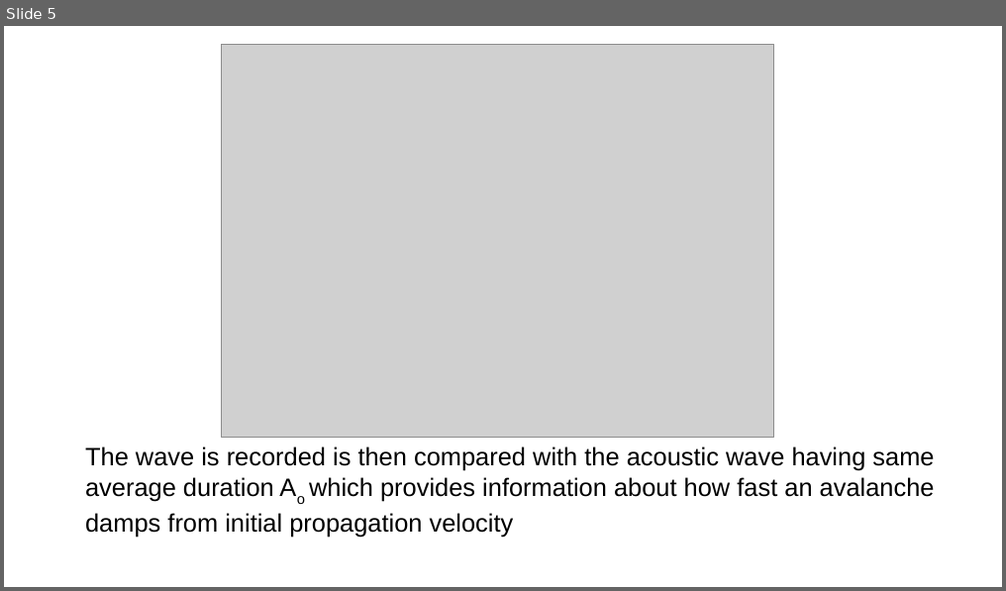
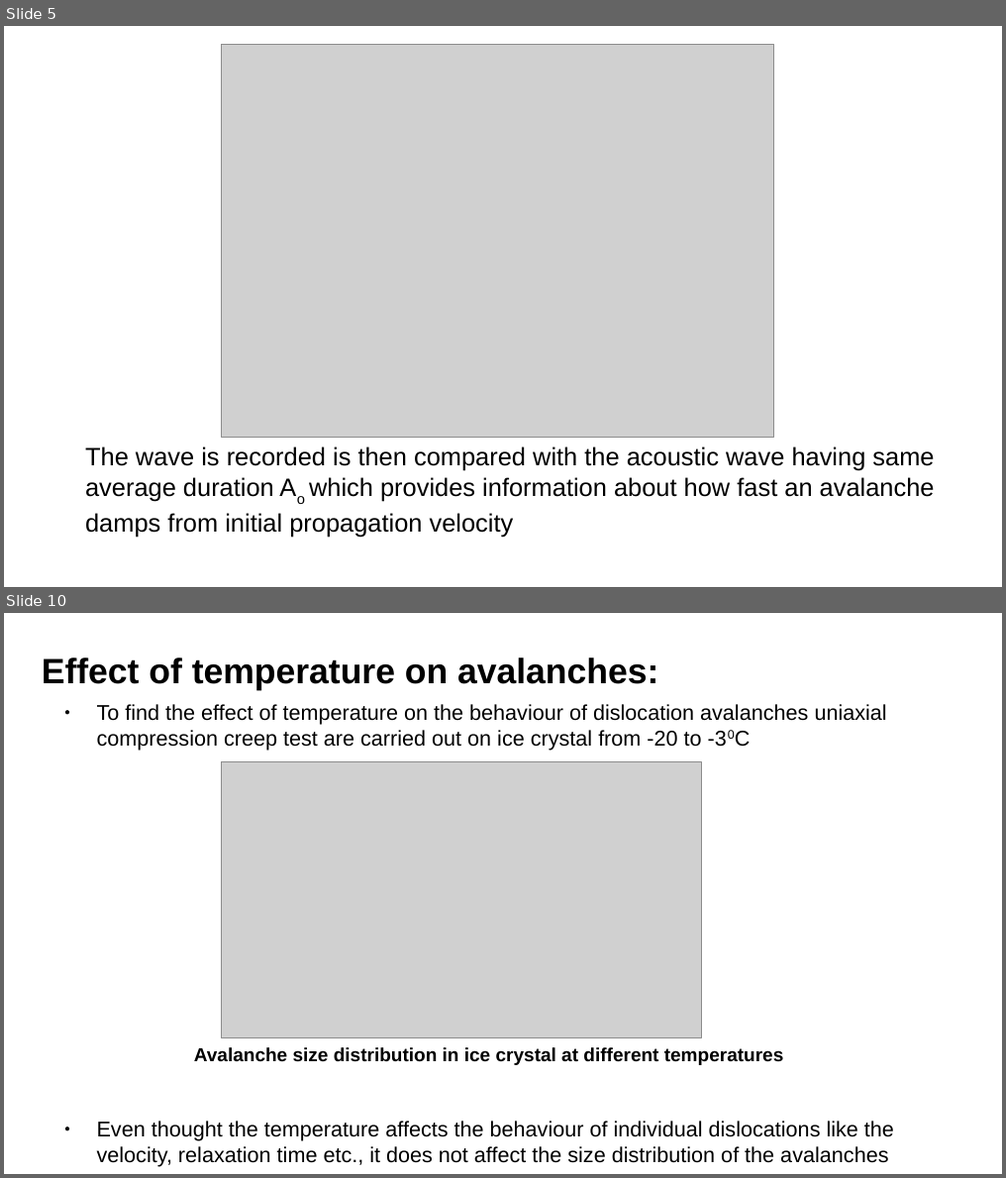
Before and after one commit to ARUN-PRAKASH-95/Journal-club, a slide deck: Presentation/Journalclub.odp. Shown one above the other, each under a label of ours: slide 5 before the commit, slides 5 and 10 after it; the slides between them are not shown. The pictures are 1006x591 and 1006x1178 pixels, drawn with LibreOffice and Linux fonts; fonts in the diff are those of the drawing; grey boxes stand for pictures. Boxes give left, top, right and bottom in pixels: in the first picture for what was removed or moved away, otherwise in the second. Text is boxed around its words. In the diff, an @@ line names an element or a change of style, - is before the commit and + after.

```diff
--- a/Presentation/Journalclub.odp
+++ b/Presentation/Journalclub.odp
@@ slide 10 added at [4, 613, 1002, 1174], background #FFFFFF @@
@@ title added at [42, 658, 658, 690], 28 pt, text #000000, bold @@
+Effect of temperature on avalanches:
@@ text added at [97, 704, 894, 1167], 17 pt, text #000000 @@
+● To find the effect of temperature on the behaviour of dislocation avalanches uniaxial compression creep test are carried out on ice crystal from -20 to -30C
+● Even thought the temperature affects the behaviour of individual dislocations like the velocity, relaxation time etc., it does not affect the size distribution of the avalanches
@@ picture added at [222, 762, 701, 1039] @@
@@ text added at [194, 1048, 784, 1065], 15 pt, text #000000, bold @@
+Avalanche size distribution in ice crystal at different temperatures
```
Also in this commit, not shown: 2 slides changed, 6 other slides added, 3 other files.
